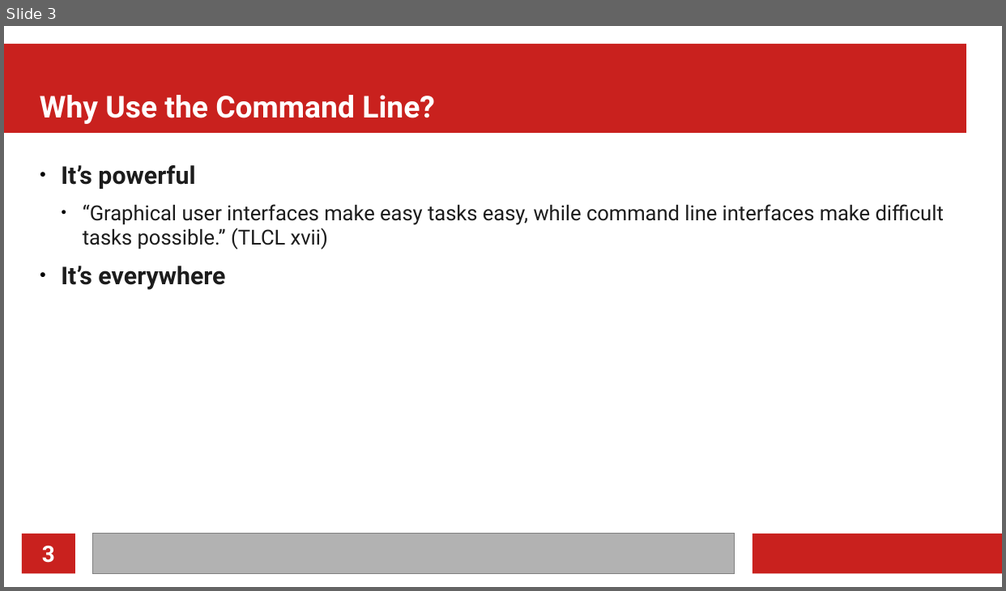
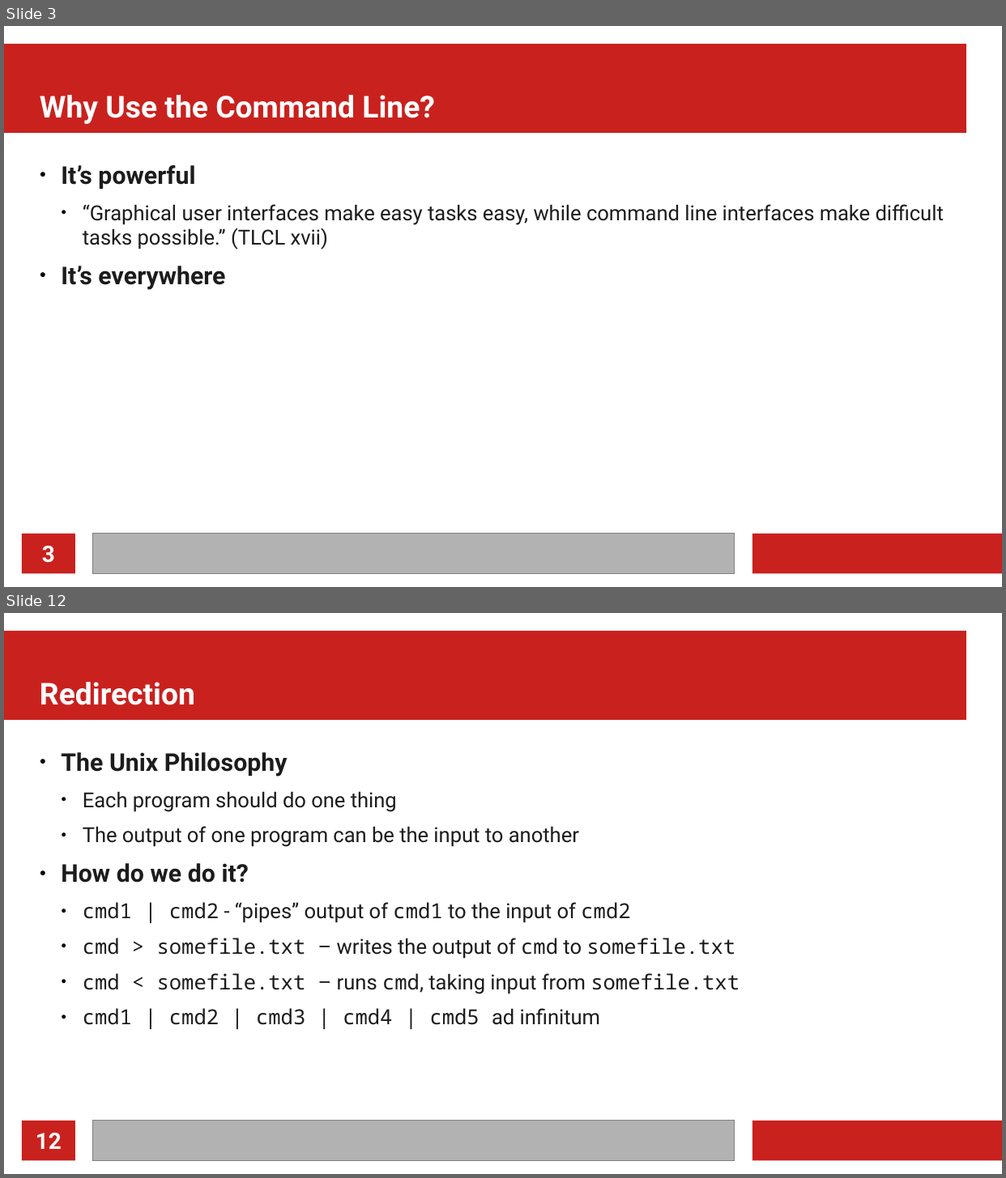
Before and after one commit to MarkusG/UCI-Slides, a slide deck: CLI.odp. Shown one above the other, each under a label of ours: slide 3 before the commit, slides 3 and 12 after it; the slides between them are not shown. The pictures are 1006x591 and 1006x1178 pixels, drawn with LibreOffice and Linux fonts; fonts in the diff are those of the drawing. Boxes give left, top, right and bottom in pixels: in the first picture for what was removed or moved away, otherwise in the second. Text is boxed around its words. In the diff, an @@ line names an element or a change of style, - is before the commit and + after.

```diff
--- a/CLI.odp
+++ b/CLI.odp
@@ slide 12 added at box(4, 613, 1002, 1174), background #FFFFFF; not listed: 4 template elements that a slide beside it also shows @@
@@ title added at box(40, 682, 195, 705), 24 pt, text #FFFFFF, bold @@
+Redirection
@@ text added at box(61, 752, 739, 1025), 16.5 pt, text #1C1C1C @@
+● The Unix Philosophy
+  ● Each program should do one thing
+  ● The output of one program can be the input to another
+● How do we do it?
+  ● cmd1 | cmd2 - “pipes” output of cmd1 to the input of cmd2
+  ● cmd > somefile.txt – writes the output of cmd to somefile.txt
+  ● cmd < somefile.txt – runs cmd, taking input from somefile.txt
+  ● cmd1 | cmd2 | cmd3 | cmd4 | cmd5 ad infinitum
@@ page number added at box(36, 1133, 62, 1149), 18 pt, text #FFFFFF, bold @@
+12
```
Also in this commit, not shown: 4 slides changed, 5 other slides added, 1 other file.
